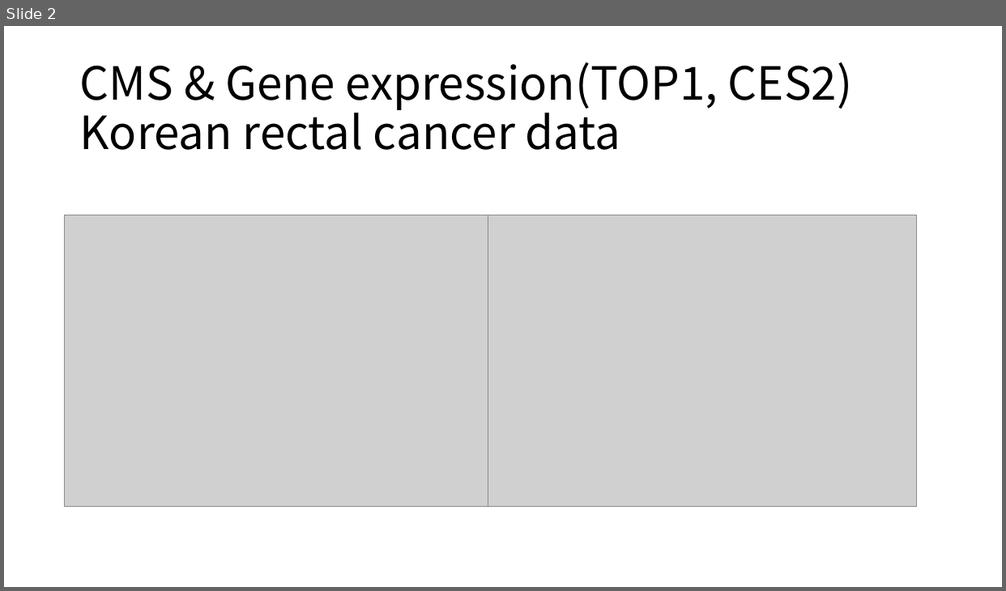
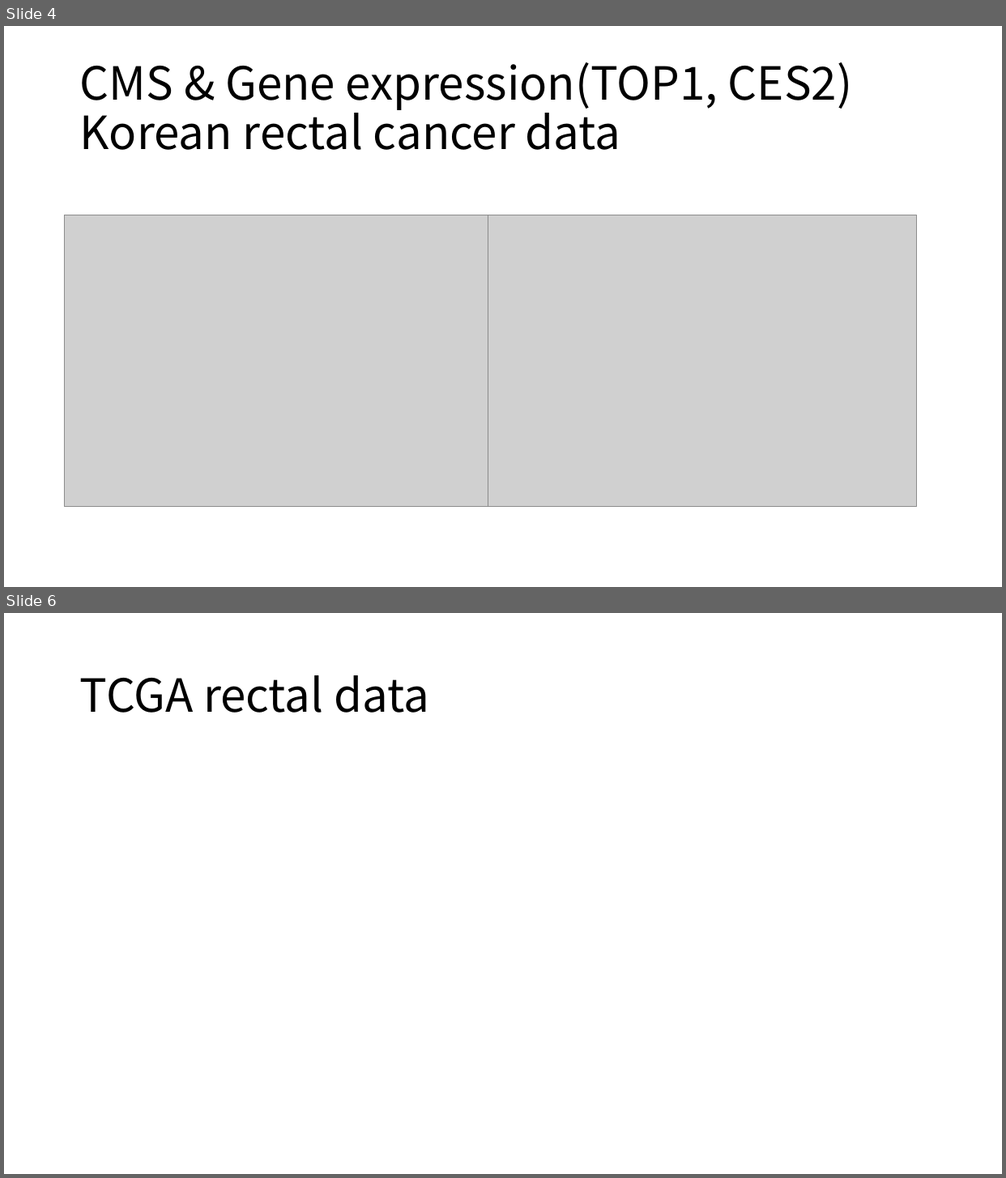
Before and after one commit to leeym950/CMS4_Irinotecan, a slide deck: Results.pptx. Shown one above the other, each under a label of ours: slide 2 before the commit, slides 4 and 6 after it; the slides between them are not shown. The pictures are 1006x591 and 1006x1178 pixels, drawn with LibreOffice and Linux fonts; fonts in the diff are those of the drawing; grey boxes stand for pictures. Boxes give left, top, right and bottom in pixels: in the first picture for what was removed or moved away, otherwise in the second. Text is boxed around its words. In the diff, an @@ line names an element or a change of style, - is before the commit and + after.

```diff
--- a/Results.pptx
+++ b/Results.pptx
@@ slide 6 added at bbox=[4, 613, 1002, 1174], background #FFFFFF @@
@@ title added at bbox=[80, 675, 429, 713], 44 pt, text #000000 @@
+TCGA rectal data
@@ what was slide 2 is now slide 4 @@
```
Also in this commit, not shown: 12 other slides added.
